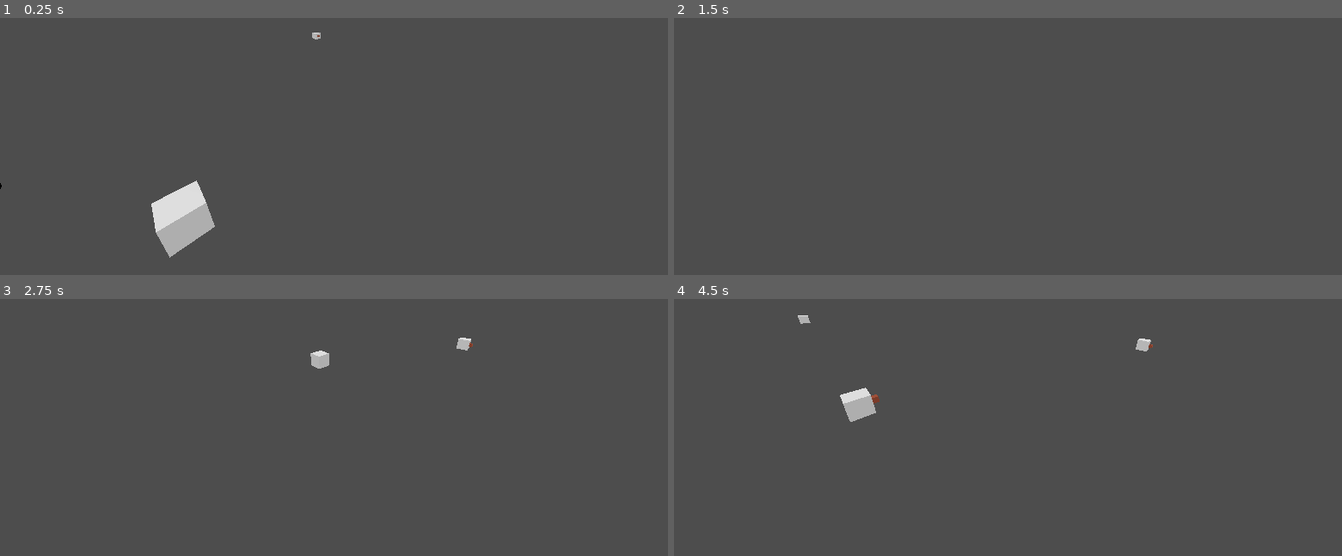
Above: before the commit, frames 1-4 (two rows, left to right).
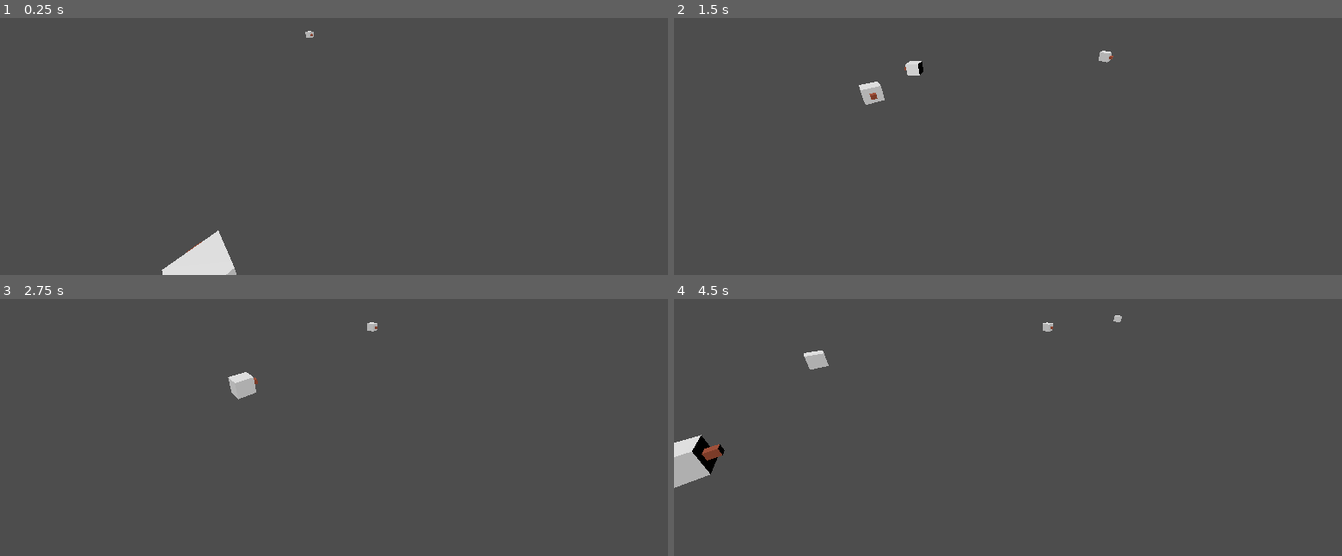
Above: after the commit, the same moments.

Repository: mulboor/kruispuntsimulatie
Game: Godot game, scene res://scenes/spaces/main.tscn
Two runs of this game, one before a commit and one after it. Both use one fixed random seed, a clock stepped at 60 frames per second and the inputs below.
Inputs:
- Up to frame 1 (0.25 s): no input
- Up to frame 2 (1.5 s): no input
- Up to frame 3 (2.75 s): no input
- Up to frame 4 (4.5 s): no input

The runs differ from the first frame. In frame 1, 2.8% of the frame differs, in the area x 0-49%, y 5-100%; in frame 2, 0.5%; in frame 3, 0.6%; in frame 4, 1.9%.

Commit message:
user_stats zijn nu deels random

Diff:
--- a/scenes/spaces/main.tscn
+++ b/scenes/spaces/main.tscn
@@ -1,9 +1,8 @@
-[gd_scene load_steps=8 format=3 uid="uid://3ptqecnw5ex2"]
+[gd_scene load_steps=7 format=3 uid="uid://3ptqecnw5ex2"]
 
 [ext_resource type="PackedScene" uid="uid://bne2usp40hi4o" path="res://scenes/components/car.tscn" id="1_v6fqk"]
 [ext_resource type="Script" path="res://scripts/general_road_user_stats.gd" id="1_xpqr5"]
 [ext_resource type="Script" path="res://scripts/road_user_spawner.gd" id="2_xc2x4"]
-[ext_resource type="Script" path="res://scenes/spaces/self_deleting_path_follow.gd" id="4_717co"]
 
 [sub_resource type="BoxShape3D" id="BoxShape3D_e4k3p"]
 size = Vector3(3.83746, 1, 1)
@@ -44,6 +43,7 @@
 [node name="RoadUserSpawner" type="Node3D" parent="Spawners" node_paths=PackedStringArray("general_user_stats", "path")]
 script = ExtResource("2_xc2x4")
 time_between_spawns = 3.0
+random_deviation = 0.05
 general_user_stats = NodePath("../../GlobalRoadUserStats")
 path = NodePath("Path3D")
 user = ExtResource("1_v6fqk")
@@ -55,6 +55,7 @@
 transform = Transform3D(-4.37114e-08, 0, -1, 0, 1, 0, 1, 0, -4.37114e-08, 10.7905, 0, -10.088)
 script = ExtResource("2_xc2x4")
 time_between_spawns = 2.0
+random_deviation = 0.054
 general_user_stats = NodePath("../../GlobalRoadUserStats")
 path = NodePath("Path3D")
 user = ExtResource("1_v6fqk")
@@ -63,9 +64,10 @@
 curve = SubResource("Curve3D_0077t")
 
 [node name="RoadUserSpawner3" type="Node3D" parent="Spawners" node_paths=PackedStringArray("general_user_stats", "path")]
-transform = Transform3D(-0.662058, 0, 0.749453, 0, 1, 0, -0.749453, 0, -0.662058, 32.4227, 0, 22.2337)
+transform = Transform3D(-0.66614, -0.000675145, 0.745827, -0.00919202, 0.999931, -0.00730475, -0.74577, -0.0117216, -0.6661, 32.4227, 0, 22.2337)
 script = ExtResource("2_xc2x4")
 time_between_spawns = 1.7
+random_deviation = 0.013
 general_user_stats = NodePath("../../GlobalRoadUserStats")
 path = NodePath("Path3D")
 user = ExtResource("1_v6fqk")
@@ -76,7 +78,7 @@
 
 [node name="GlobalRoadUserStats" type="Node" parent="."]
 script = ExtResource("1_xpqr5")
-max_speed = 0.5
+max_speed = 0.3
 accel = 0.1
 deccel = 0.2
 visibility = 10.0
@@ -90,6 +92,3 @@
 [node name="DirectionalLight3D" type="DirectionalLight3D" parent="."]
 transform = Transform3D(-0.726575, 0.52402, -0.444401, 0, 0.64679, 0.762668, 0.687088, 0.554136, -0.469941, -48.2264, 16.2122, 68.9945)
 light_energy = 3.292
-
-[node name="PathFollow3D" type="PathFollow3D" parent="."]
-script = ExtResource("4_717co")
--- a/scripts/road_user_spawner.gd
+++ b/scripts/road_user_spawner.gd
@@ -3,6 +3,7 @@
 
 @export_category("Spawn variables")
 @export var time_between_spawns: float
+@export_range(0, 0.1) var random_deviation: float
 
 @export_category("User variables")
 @export var general_user_stats: GeneralRoadUserStats
@@ -37,11 +38,11 @@
 
 	# Maak de weggebruiker
 	var inst_user: RoadUserVars = user.instantiate()
-	inst_user.max_speed = general_user_stats.max_speed
-	inst_user.accel = general_user_stats.accel
-	inst_user.deccel = general_user_stats.deccel
-	inst_user.visibility = general_user_stats.visibility
-	inst_user.reaction_time = general_user_stats.reaction_time
-	inst_user.stopping_distance = general_user_stats.stopping_distance
+	inst_user.max_speed = randfn(general_user_stats.max_speed, random_deviation)
+	inst_user.accel = randfn(general_user_stats.accel, random_deviation)
+	inst_user.deccel = randfn(general_user_stats.deccel, random_deviation)
+	inst_user.visibility = randfn(general_user_stats.visibility, random_deviation)
+	inst_user.reaction_time = randfn(general_user_stats.reaction_time, random_deviation)
+	inst_user.stopping_distance = randfn(general_user_stats.stopping_distance, random_deviation)
 	inst_user.path_follow = path_follow
 	add_child(inst_user)
